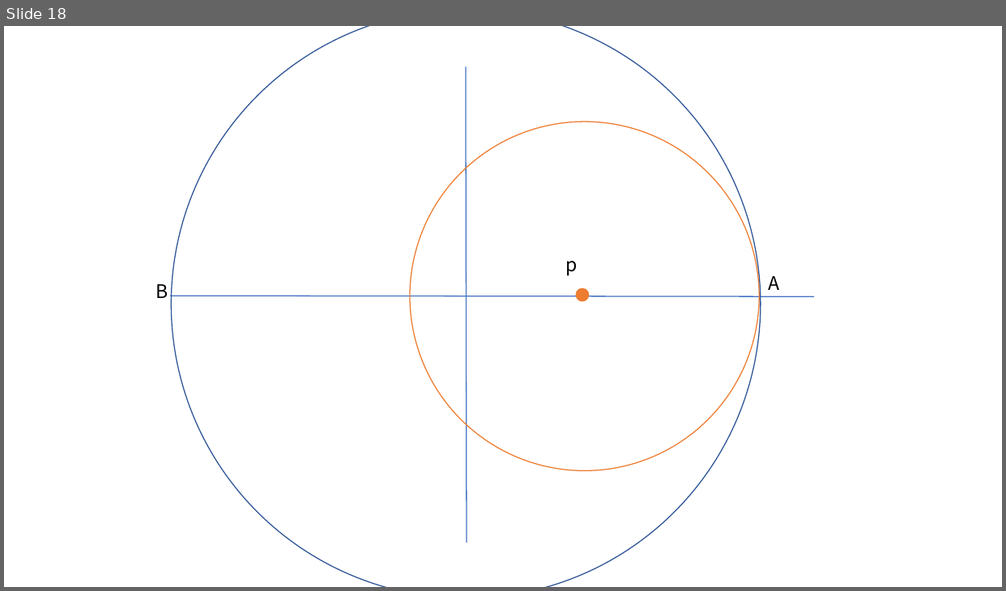
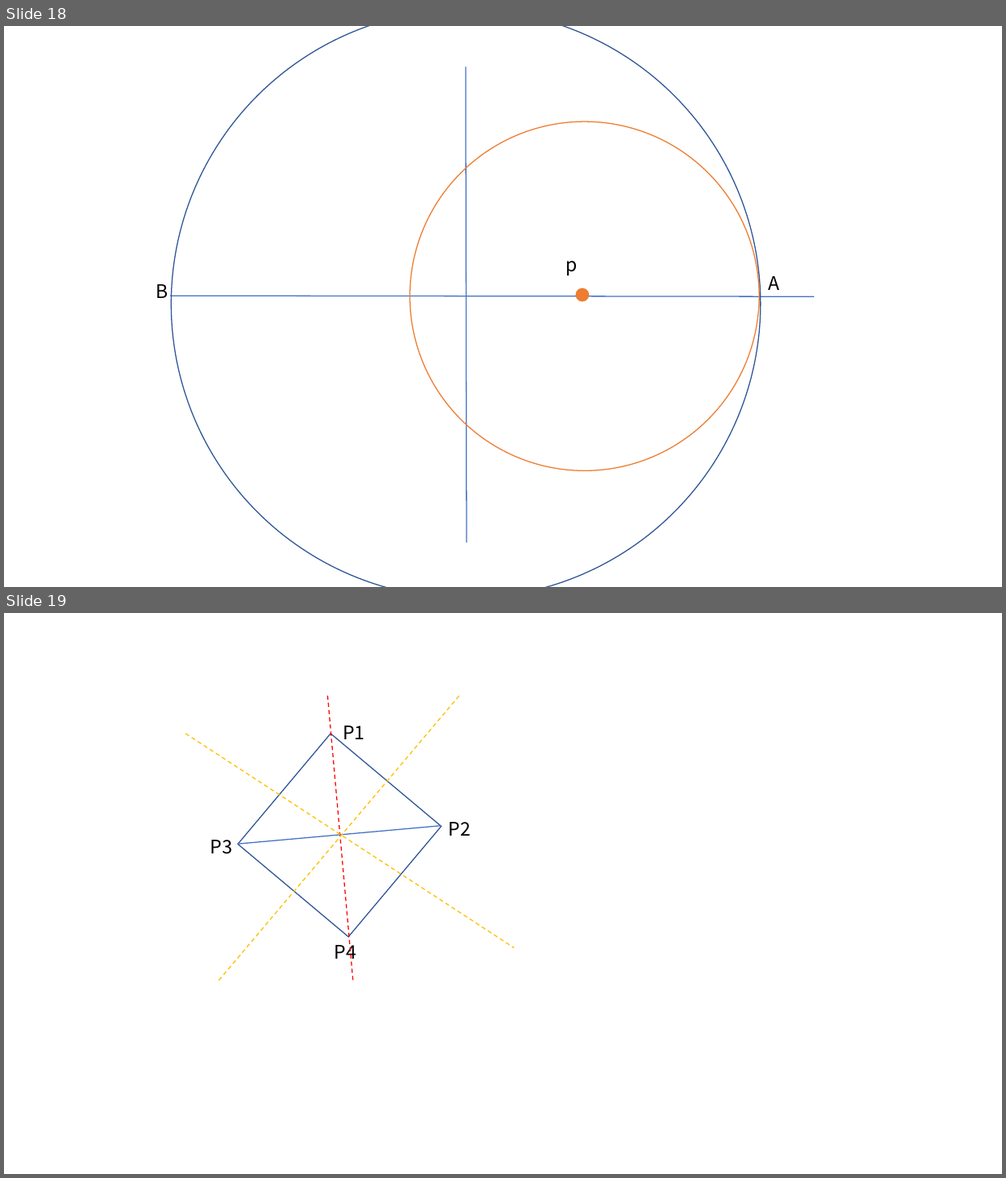
Before and after one commit to LightningBilly/ACMAlgorithms, a slide deck: 常用算法模板/三角剖分/三角剖分.pptx. Shown one above the other, each under a label of ours: slide 18 before the commit, slides 18 and 19 after it. The pictures are 1006x591 and 1006x1178 pixels, drawn with LibreOffice and Linux fonts; fonts in the diff are those of the drawing. Boxes give left, top, right and bottom in pixels: in the first picture for what was removed or moved away, otherwise in the second. Text is boxed around its words. In the diff, an @@ line names an element or a change of style, - is before the commit and + after.

```diff
--- a/常用算法模板/三角剖分/三角剖分.pptx
+++ b/常用算法模板/三角剖分/三角剖分.pptx
@@ slide 19 added at [4,613,1002,1174], background #FFFFFF @@
@@ line added from (219, 981) to (459, 696), #FFC000 1 pt dashed @@
@@ line added from (327, 696) to (353, 981), #FF0000 1 pt dashed @@
@@ line added from (186, 734) to (513, 948), #FFC000 1 pt dashed @@
@@ rectangle added at [238,734,441,938], outline #2F5597 1 pt @@
@@ text added at [343,726,364,743], 18 pt, text #000000 @@
+P1
@@ line added from (237, 845) to (441, 825), #4472C4 1 pt @@
@@ text added at [449,822,471,836], 18 pt, text #000000 @@
+P2
@@ text added at [211,840,232,854], 18 pt, text #000000 @@
+P3
@@ text added at [334,940,356,964], 18 pt, text #000000 @@
+P4
```
Also in this commit, not shown: 1 other slide added, 3 other files.
